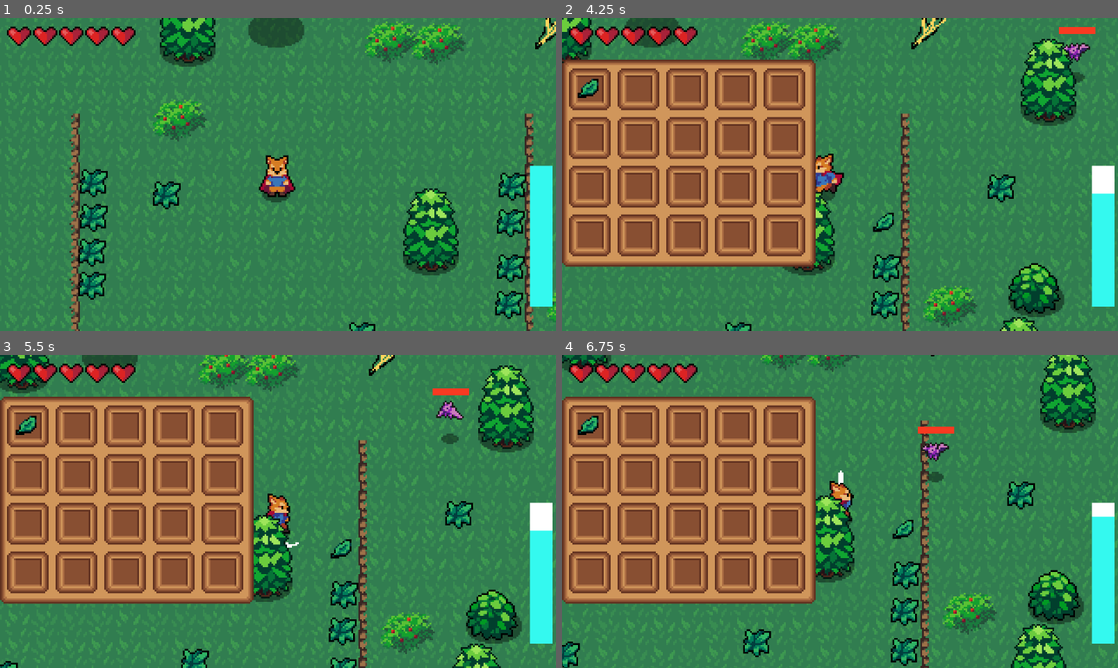
Above: before the commit, frames 1-4 (two rows, left to right).
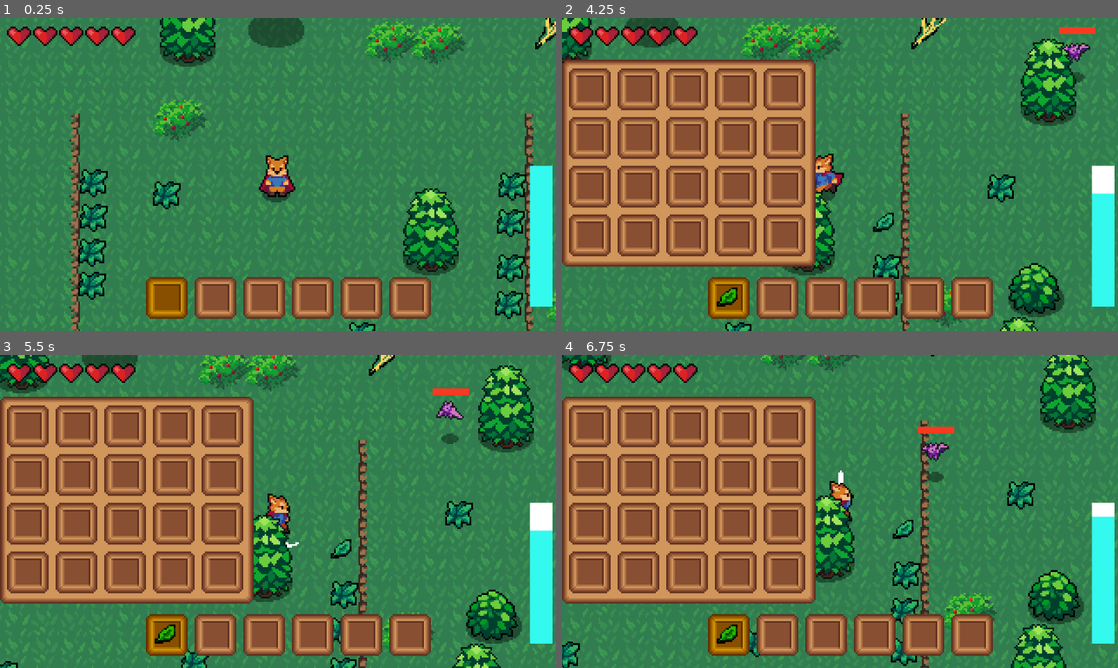
Above: after the commit, the same moments.

Repository: KimmelDevs/Stones
Game: Godot game, scene res://World/world.tscn
Two runs of this game, one before a commit and one after it. Both use one fixed random seed, a clock stepped at 60 frames per second and the inputs below.
Inputs (mouse positions are in pixels of both pictures, inside the frame that each line leads up to):
- Up to frame 1 (0.25 s): no input
- Up to frame 2 (4.25 s): tap Enter at 0.5 s; move the mouse to (962, 158) at 0.52 s; hold D (move_right) 0.53-1.25 s; tap H (Hide) at 0.6, 3.6 s; click (962, 158) at 0.67 s; tap E (Pick) at 0.8, 3.8 s; drag from (728, 190) to (884, 180) at 1.27 s; move the mouse to (895, 105) at 2.02 s; hold D (move_right) 2.03-2.75 s; tap Space (roll) at 2.1 s; click (895, 105) at 2.17 s; tap 1 at 2.3 s; drag from (812, 237) to (862, 180) at 2.77 s; move the mouse to (1006, 221) at 3.52 s; hold A (move_left) from 3.53 s (still down); click (1006, 221) at 3.67 s; tap I (Inventory) at 4.15 s
- Up to frame 3 (5.5 s): release A (move_left) at 4.25 s; drag from (111, 464) to (472, 627) at 4.27 s; move the mouse to (305, 511) at 5.02 s; hold S (move_down) from 5.03 s (still down); click (305, 511) at 5.1 s; tap 1 at 5.3 s
- Up to frame 4 (6.75 s): release S (move_down) at 5.75 s; drag from (756, 433) to (756, 646) at 5.77 s; move the mouse to (962, 495) at 6.52 s; hold W (move_up) from 6.53 s (still down); tap 1 at 6.6 s; click (962, 495) at 6.67 s

The runs differ from the first frame. In frame 1, 6.0% of the frame differs, in the area x 26-78%, y 82-97%; in frame 2, 6.1%; in frame 3, 6.1%, in the area x 2-78%, y 19-97%; in frame 4, 6.1%.

Commit message:
hotbar and inv ui adjustments

Diff:
--- a/Inventory/inv_ui_slot.gd
+++ b/Inventory/inv_ui_slot.gd
@@ -1,15 +1,16 @@
 extends Panel
+
+signal slot_clicked(slot_index)
 
 @onready var item_visual: Sprite2D = $CenterContainer/Panel/ItemDisplay
 @onready var item_count: Label = $CenterContainer/Panel/Label
 @onready var name_label: Label = $CenterContainer/Panel/NameLabel
 
+var slot_index: int  # set by InventoryUI so it knows which inventory slot this represents
+
 func _ready():
-	# Connect hover signals
 	connect("mouse_entered", Callable(self, "_on_mouse_entered"))
 	connect("mouse_exited", Callable(self, "_on_mouse_exited"))
-
-	# Hide name label by default
 	name_label.visible = false
 
 func update(slot: InvSlot):
@@ -20,18 +21,20 @@
 	else:
 		item_visual.visible = true
 		item_visual.texture = slot.item.texture
-		name_label.text = slot.item.name  # ✅ Display name
+		name_label.text = slot.item.name
 		if slot.amount > 1:
 			item_count.visible = true
 			item_count.text = str(slot.amount)
 		else:
 			item_count.visible = false
 
-# Show name on hover
 func _on_mouse_entered():
 	if name_label.text != "":
 		name_label.visible = true
 
-# Hide name when not hovering
 func _on_mouse_exited():
 	name_label.visible = false
+
+func _gui_input(event):
+	if event is InputEventMouseButton and event.pressed and event.button_index == MOUSE_BUTTON_LEFT:
+		emit_signal("slot_clicked", slot_index)
--- a/Inventory/playerinventory.tres
+++ b/Inventory/playerinventory.tres
@@ -108,7 +108,32 @@
 amount = 0
 metadata/_custom_type_script = "uid://dbkh5tlw3gq8c"
 
+[sub_resource type="Resource" id="Resource_dap87"]
+script = ExtResource("2_7uf4i")
+amount = 0
+metadata/_custom_type_script = "uid://dbkh5tlw3gq8c"
+
+[sub_resource type="Resource" id="Resource_y4cxh"]
+script = ExtResource("2_7uf4i")
+amount = 0
+metadata/_custom_type_script = "uid://dbkh5tlw3gq8c"
+
+[sub_resource type="Resource" id="Resource_mhxqx"]
+script = ExtResource("2_7uf4i")
+amount = 0
+metadata/_custom_type_script = "uid://dbkh5tlw3gq8c"
+
+[sub_resource type="Resource" id="Resource_wytxk"]
+script = ExtResource("2_7uf4i")
+amount = 0
+metadata/_custom_type_script = "uid://dbkh5tlw3gq8c"
+
+[sub_resource type="Resource" id="Resource_8v3wr"]
+script = ExtResource("2_7uf4i")
+amount = 0
+metadata/_custom_type_script = "uid://dbkh5tlw3gq8c"
+
 [resource]
 script = ExtResource("3_wq1fa")
-slots = Array[ExtResource("2_7uf4i")]([SubResource("Resource …(588 unchanged characters)… e_ikpd5"), SubResource("Resource_0ao2e")])
+slots = Array[ExtResource("2_7uf4i")]([SubResource("Resource …(588 unchanged characters)… e_ikpd5"), SubResource("Resource_0ao2e"), SubResource("Resource_dap87"), SubResource("Resource_y4cxh"), SubResource("Resource_mhxqx"), SubResource("Resource_wytxk"), SubResource("Resource_8v3wr")])
 metadata/_custom_type_script = "uid://bf38umhy5vg6f"
--- /dev/null
+++ b/UI/hot_bar.gd
@@ -0,0 +1,47 @@
+extends Control
+
+@onready var inv = preload("res://Inventory/playerinventory.tres")
+@onready var slots: Array = $HBoxContainer.get_children()  # 6 inv_ui_slot nodes
+
+var selected_index: int = 0  # Which slot is highlighted
+
+func _ready():
+	update_slots()
+	inv.update.connect(update_slots)
+	_update_selection()
+
+func update_slots():
+	# Load inventory slots 0–5 into the hotbar
+	for i in range(slots.size()):
+		if i < inv.slots.size():
+			slots[i].update(inv.slots[i])  # Use slots 0–5
+		else:
+			slots[i].update(null)
+
+func _input(event):
+	# Number keys to select slot
+	if event is InputEventKey and event.pressed:
+		if event.keycode >= KEY_1 and event.keycode < KEY_1 + slots.size():
+			selected_index = event.keycode - KEY_1
+			_update_selection()
+
+	# Scroll wheel selection
+	if event is InputEventMouseButton and event.pressed:
+		if event.button_index == MOUSE_BUTTON_WHEEL_UP:
+			selected_index = (selected_index - 1) % slots.size()
+			_update_selection()
+		elif event.button_index == MOUSE_BUTTON_WHEEL_DOWN:
+			selected_index = (selected_index + 1) % slots.size()
+			_update_selection()
+
+func _update_selection():
+	for i in range(slots.size()):
+		if i == selected_index:
+			slots[i].modulate = Color(1, 1, 0)  # Yellow highlight
+		else:
+			slots[i].modulate = Color(1, 1, 1)  # Normal
+
+func get_selected_item():
+	if selected_index < inv.slots.size():
+		return inv.slots[selected_index]
+	return null
--- /dev/null
+++ b/UI/hot_bar.tscn
@@ -0,0 +1,34 @@
+[gd_scene load_steps=3 format=3 uid="uid://bqfn6lnudv1qv"]
+
+[ext_resource type="Script" uid="uid://nq3ksh5y50nb" path="res://UI/hot_bar.gd" id="1_7msf6"]
+[ext_resource type="PackedScene" uid="uid://dwgn11r34kia7" path="res://Inventory/inv_ui_slot.tscn" id="2_mjc57"]
+
+[node name="HotBar" type="Control"]
+layout_mode = 3
+anchors_preset = 0
+offset_right = 40.0
+offset_bottom = 40.0
+script = ExtResource("1_7msf6")
+
+[node name="HBoxContainer" type="HBoxContainer" parent="."]
+layout_mode = 0
+offset_right = 40.0
+offset_bottom = 40.0
+
+[node name="Inv_UI_Slot1" parent="HBoxContainer" instance=ExtResource("2_mjc57")]
+layout_mode = 2
+
+[node name="Inv_UI_Slot2" parent="HBoxContainer" instance=ExtResource("2_mjc57")]
+layout_mode = 2
+
+[node name="Inv_UI_Slot3" parent="HBoxContainer" instance=ExtResource("2_mjc57")]
+layout_mode = 2
+
+[node name="Inv_UI_Slot4" parent="HBoxContainer" instance=ExtResource("2_mjc57")]
+layout_mode = 2
+
+[node name="Inv_UI_Slot5" parent="HBoxContainer" instance=ExtResource("2_mjc57")]
+layout_mode = 2
+
+[node name="Inv_UI_Slot6" parent="HBoxContainer" instance=ExtResource("2_mjc57")]
+layout_mode = 2
--- a/World/world.tscn
+++ b/World/world.tscn
@@ -11,6 +11,7 @@
 [ext_resource type="Texture2D" uid="uid://dl5nye6xmusnb" path="res://World/Watertileset.png" id="8_w47uh"]
 [ext_resource type="PackedScene" uid="uid://bv531wsn8yrlq" path="res://World/scenes/grass.tscn" id="10_lo5ox"]
 [ext_resource type="PackedScene" uid="uid://u61tqc8ypnjm" path="res://World/blockers.tscn" id="10_w47uh"]
+[ext_resource type="PackedScene" uid="uid://bqfn6lnudv1qv" path="res://UI/hot_bar.tscn" id="11_0lysu"]
 [ext_resource type="PackedScene" uid="uid://cwdlbc6m1xshi" path="res://World/ball.tscn" id="11_0wqet"]
 [ext_resource type="PackedScene" uid="uid://bsu2nuolwob33" path="res://Effects/energy_bar.tscn" id="12_5xkvv"]
 [ext_resource type="PackedScene" uid="uid://b0nlfl751ej5h" path="res://Enemies/bat.tscn" id="12_h2aik"]
@@ -1684,6 +1685,12 @@
 
 [node name="CanvasLayer" type="CanvasLayer" parent="."]
 
+[node name="HotBar" parent="CanvasLayer" instance=ExtResource("11_0lysu")]
+offset_left = 84.0
+offset_top = 149.0
+offset_right = 124.0
+offset_bottom = 189.0
+
 [node name="HealthUI" parent="CanvasLayer" instance=ExtResource("14_awrha")]
 offset_left = 4.0
 offset_top = 5.0
--- a/inv_ui.gd
+++ b/inv_ui.gd
@@ -4,21 +4,77 @@
 @onready var slots: Array = $NinePatchRect/GridContainer.get_children()
 
 var is_open = false
+var start_index = 6
+
+var selected_slot_index: int = -1
+var is_dragging: bool = false
+@onready var dragged_icon: Sprite2D = Sprite2D.new()
+
+func _ready():
+	close()
+	update_slots()
+	inv.update.connect(update_slots)
+
+	# Connect slot click signals and set their index
+	for i in range(slots.size()):
+		slots[i].slot_index = i + start_index
+		slots[i].connect("slot_clicked", Callable(self, "_on_slot_clicked"))
+
+	# Setup dragged icon
+	dragged_icon.visible = false
+	dragged_icon.z_index = 999
+	add_child(dragged_icon)
 
 func update_slots():
-	for i in range(min(inv.slots.size(), slots.size())):
-		slots[i].update(inv.slots[i])
+	for i in range(min(inv.slots.size() - start_index, slots.size())):
+		slots[i].slot_index = i + start_index
+		slots[i].update(inv.slots[i + start_index])
+
 func _process(delta):
+	if is_dragging:
+		dragged_icon.global_position = get_global_mouse_position()
+
 	if Input.is_action_just_pressed("Inventory"):
 		if is_open:
 			close()
 		else:
 			open()
 
-func _ready():
-	close()
-	update_slots()
-	inv.update.connect(update_slots)
+func _on_slot_clicked(slot_index: int):
+	if !is_dragging:
+		# Pick up the item if it exists
+		if inv.slots[slot_index].item:
+			selected_slot_index = slot_index
+			is_dragging = true
+			dragged_icon.texture = inv.slots[slot_index].item.texture
+			dragged_icon.visible = true
+	else:
+		# Place / swap
+		var temp = inv.slots[selected_slot_index]
+		inv.slots[selected_slot_index] = inv.slots[slot_index]
+		inv.slots[slot_index] = temp
+
+		# End dragging
+		selected_slot_index = -1
+		is_dragging = false
+		dragged_icon.visible = false
+		update_slots()
+func _unhandled_input(event):
+	# Cancel drag if left click outside slots
+	if event is InputEventMouseButton and event.pressed and event.button_index == MOUSE_BUTTON_LEFT:
+		if is_dragging:
+			var hovered_slot = false
+			var mouse_pos = get_global_mouse_position()
+			for slot in slots:
+				if slot.get_global_rect().has_point(mouse_pos):
+					hovered_slot = true
+					break
+			if !hovered_slot:
+				is_dragging = false
+				selected_slot_index = -1
+				dragged_icon.visible = false
+
+
 func open():
 	visible = true
 	is_open = true
Not shown: 1 places in Inventory/playerinventory.tres that only renumber resources
Not shown, added: UI/hot_bar.gd.uid
Not shown: 1 places in World/world.tscn that only renumber resources
